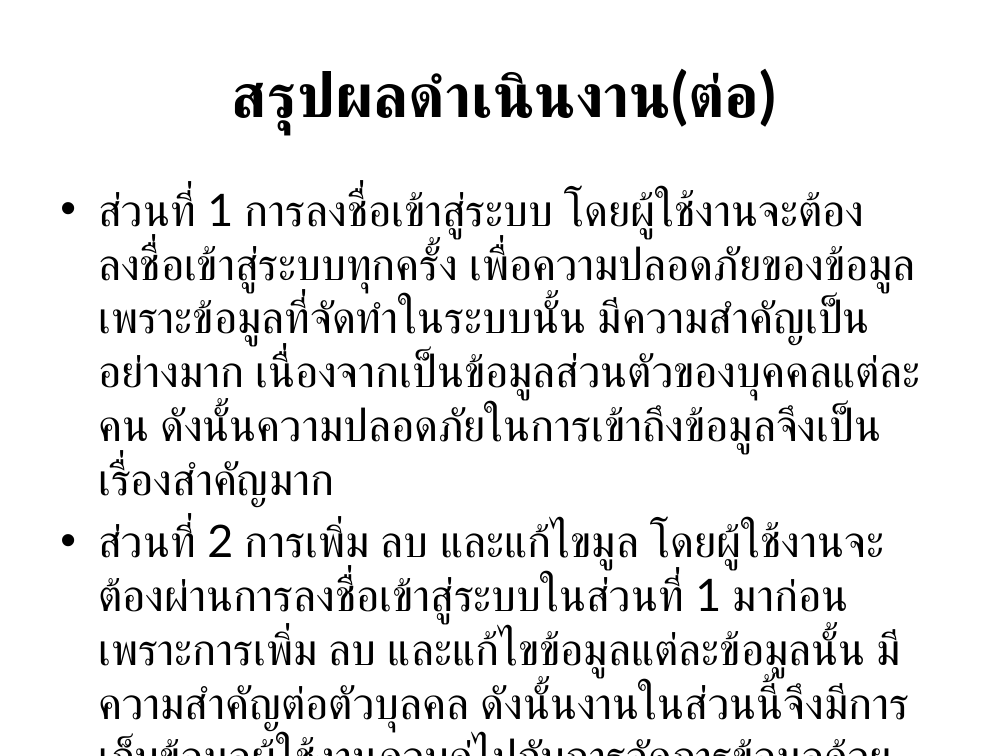
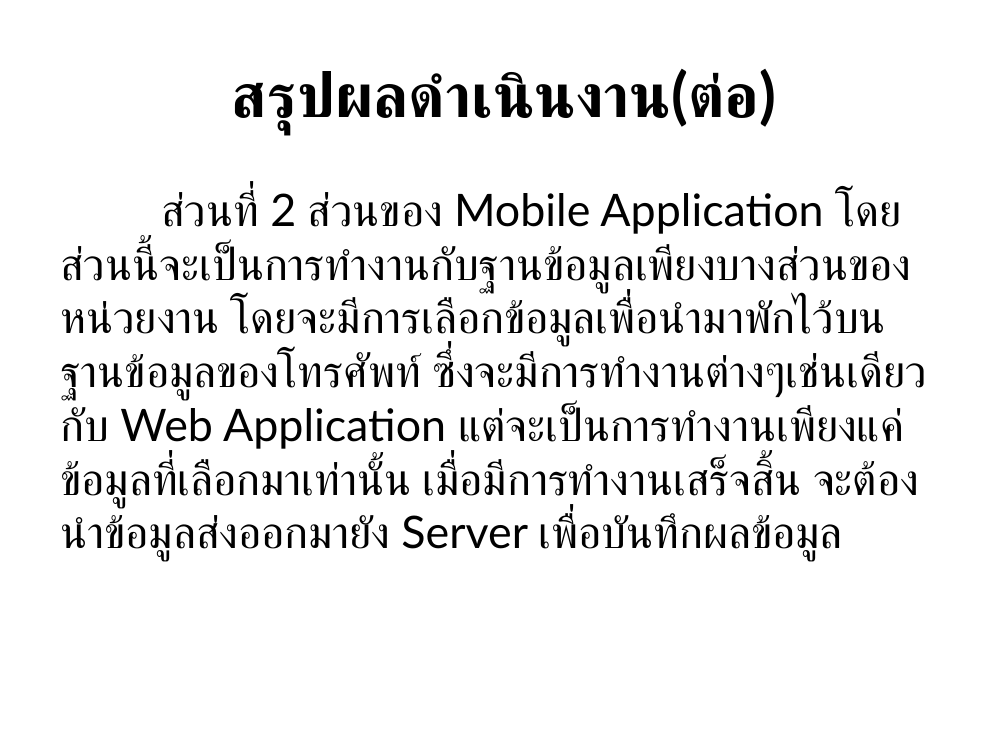
Before and after one commit to nwatth/project-doc, a slide deck: slide 16 of Present_100_font.pptx. Drawn at 1008x756 pixels with LibreOffice and Linux fonts; fonts in the diff are those of the drawing; background and template pictures are left out. Boxes give left, top, right and bottom in pixels: in the first picture for what was removed or moved away, otherwise in the second. Text is boxed around its words. In the diff, an @@ line names an element or a change of style, - is before the commit and + after.

```diff
--- a/Present_100_font.pptx
+++ b/Present_100_font.pptx
@@ text at (60,191,927,562): text changed @@
-• ส่วนที่ 1 การลงชื่อเข้าสู่ระบบ โดยผู้ใช้งานจะต้องลงชื่อเข้าสู่ระบบทุกครั้ง เพื่อความปลอดภัยของข้อมูล เพราะข้อมูลที่จัดทำในระบบนั้น มีความสำคัญเป็นอย่างมาก เนื่องจากเป็นข้อมูลส่วนตัวของบุคคลแต่ละคน ดังนั้นความปลอดภัยในการเข้าถึงข้อมูลจึงเป็นเรื่องสำคัญมาก
-• ส่วนที่ 2 การเพิ่ม ลบ และแก้ไขมูล โดยผู้ใช้งานจะต้องผ่านการลงชื่อเข้าสู่ระบบในส่วนที่ 1 มาก่อน เพราะการเพิ่ม ลบ และแก้ไขข้อมูลแต่ละข้อมูลนั้น มีความสำคัญต่อตัวบุลคล ดังนั้นงานในส่วนนี้จึงมีการเก็บข้อมูลผู้ใช้งานควบคู่ไปกับการจัดการข้อมูลด้วย
+ส่วนที่ 2 ส่วนของ Mobile Application โดยส่วนนี้จะเป็นการทำงานกับฐานข้อมูลเพียงบางส่วนของหน่วยงาน โดยจะมีการเลือกข้อมูลเพื่อนำมาพักไว้บนฐานข้อมูลของโทรศัพท์ ซึ่งจะมีการทำงานต่างๆเช่นเดียวกับ Web Application แต่จะเป็นการทำงานเพียงแค่ข้อมูลที่เลือกมาเท่านั้น เมื่อมีการทำงานเสร็จสิ้น จะต้องนำข้อมูลส่งออกมายัง Server เพื่อบันทึกผลข้อมูล
```
Also in this commit, not shown: 1 other slide changed, 1 slide added, 1 other file.
